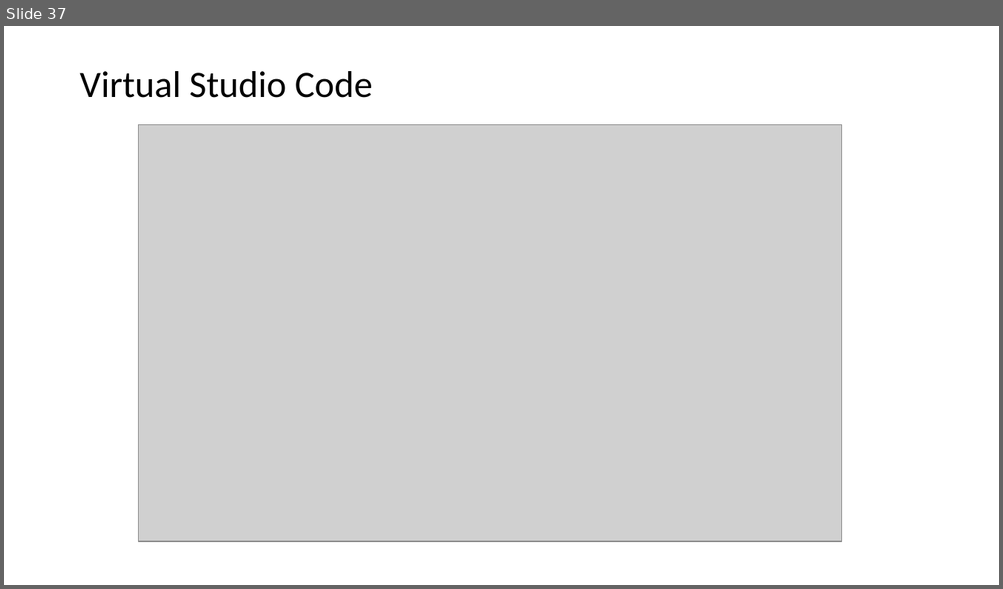
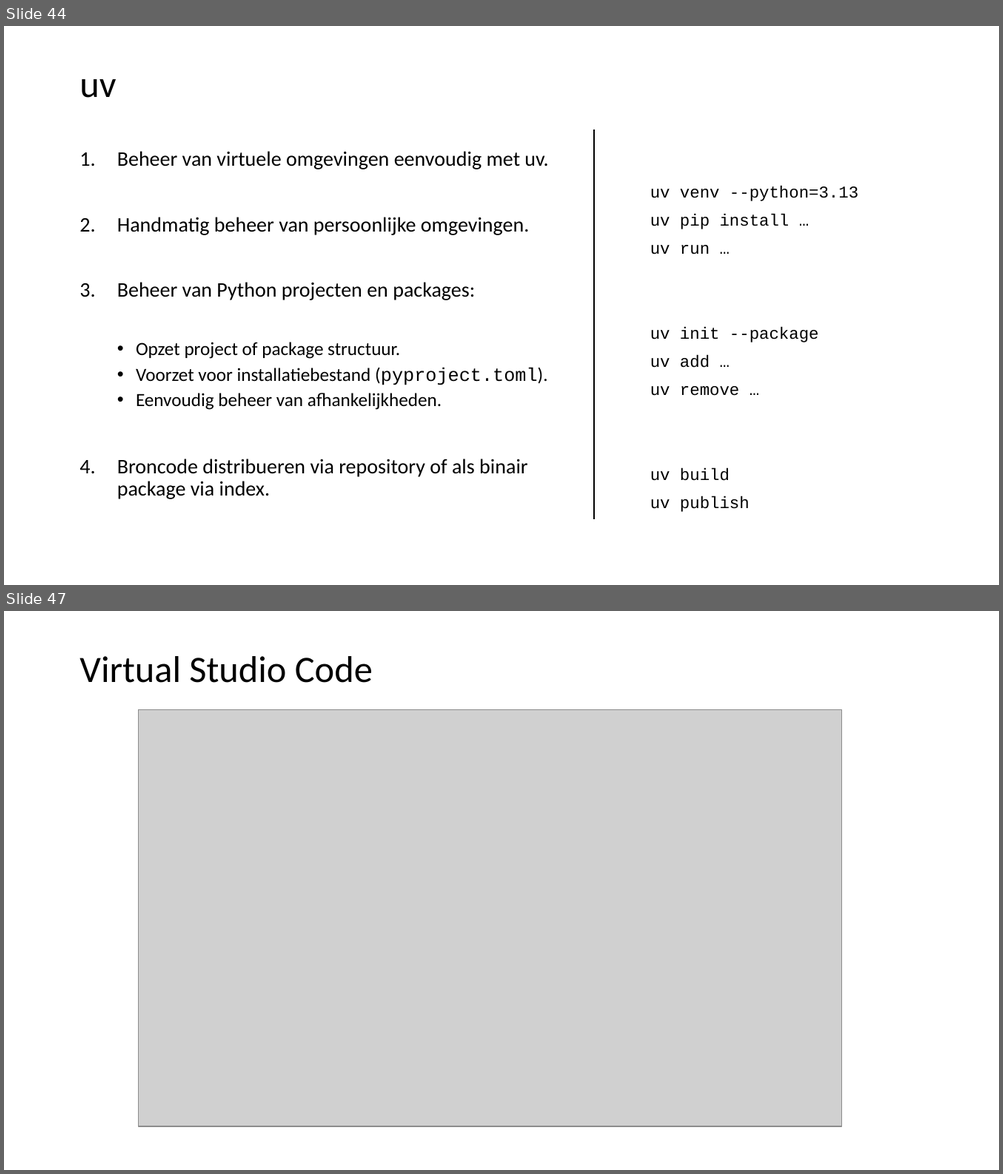
Before and after one commit to LFKoning/knowledge-sharing, a slide deck: python_course_4p/1_venv_package/1_venv_package.pptx. Shown one above the other, each under a label of ours: slide 37 before the commit, slides 44 and 47 after it; the slides between them are not shown. The pictures are 1003x589 and 1003x1174 pixels, drawn with LibreOffice and Linux fonts; fonts in the diff are those of the drawing; grey boxes stand for pictures. Boxes give left, top, right and bottom in pixels: in the first picture for what was removed or moved away, otherwise in the second. Text is boxed around its words. In the diff, an @@ line names an element or a change of style, - is before the commit and + after.

Commit message:
Update Python 4P parts 1 and 2

```diff
--- a/python_course_4p/1_venv_package/1_venv_package.pptx
+++ b/python_course_4p/1_venv_package/1_venv_package.pptx
@@ slide 44 added at bbox=[4, 26, 999, 585], background #FFFFFF @@
@@ title added at bbox=[79, 79, 116, 98], 36 pt, text #000000 @@
+uv
@@ line added from (595, 130) to (595, 519), #000000 1 pt @@
@@ text added at bbox=[117, 151, 548, 500], 20 pt, text #000000 @@
+1. Beheer van virtuele omgevingen eenvoudig met uv.
+2. Handmatig beheer van persoonlijke omgevingen.
+3. Beheer van Python projecten en packages:
+  • Opzet project of package structuur.
+  • Voorzet voor installatiebestand (pyproject.toml).
+  • Eenvoudig beheer van afhankelijkheden.
+4. Broncode distribueren via repository of als binair package via index.
@@ text added at bbox=[650, 186, 858, 512], 16 pt, text #000000 @@
+uv venv --python=3.13
+uv pip install …
+uv run …
+uv init --package
+uv add …
+uv remove …
+uv build
+uv publish
@@ what was slide 37 is now slide 47 @@
```
Also in this commit, not shown: 6 slides changed, 11 other slides added, 2 slides removed, 2 other files.
